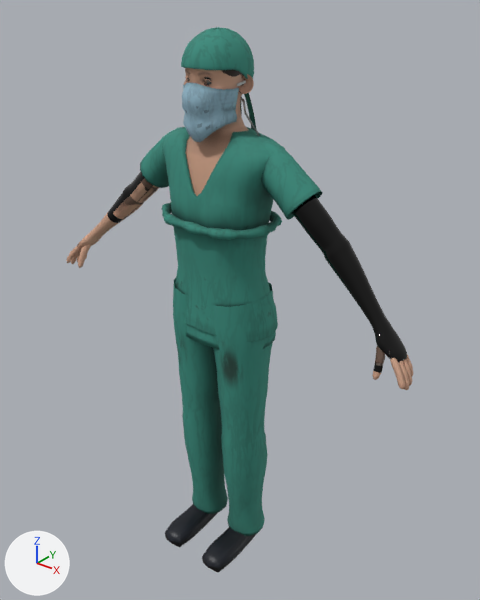
What one commit did to the Blender file art/human/blender_src/surgeon_a.blend.
One viewpoint serves both versions: a 50 mm camera at (1.277, -1.498, 1.938) aimed at (0.04, 0.048, 0.979). Arrows for +X, +Y and +Z are at lower left; the lights stay in place. The older version comes first.

The older version as bpy lines, for what is in view:
```python
me_human = bpy.data.meshes.new('Human')
me_human.from_pydata(...)  # 8676 vertices, 8436 faces; spans x -0.7..0.7, y -0.21..0.15, z 0.0..1.81
# faces by material slot: [2396, 6040]
me_human.materials.append(mat_human_cloth)
me_human.materials.append(mat_human_skin)
me_human_cap = bpy.data.meshes.new('Human_Cap')
me_human_cap.from_pydata(...)  # 401 vertices, 396 faces; spans x -0.092..0.092, y -0.114..0.13, z 1.505..1.814
me_human_cap.materials.append(mat_human_cloth)
me_human_toplower = bpy.data.meshes.new('Human_TopLower')
me_human_toplower.from_pydata(...)  # 320 vertices, 280 faces; spans x -0.189..0.189, y -0.111..0.151, z 0.909..1.276
me_human_toplower.materials.append(mat_human_cloth)
ob_human = bpy.data.objects.new('Human', me_human)
ob_human.location = (0.0, 0.0, 0.0)
ob_human_cap = bpy.data.objects.new('Human_Cap', me_human_cap)
ob_human_cap.location = (0.0, 0.0, 0.0)
ob_human_toplower = bpy.data.objects.new('Human_TopLower', me_human_toplower)
ob_human_toplower.location = (0.0, 0.0, 0.0)
# also in view: 'Human_TopRolled' at (0.001, -0.001, 1.272); 'Human_Mask' at (0.0, -0.004, 1.574)
```
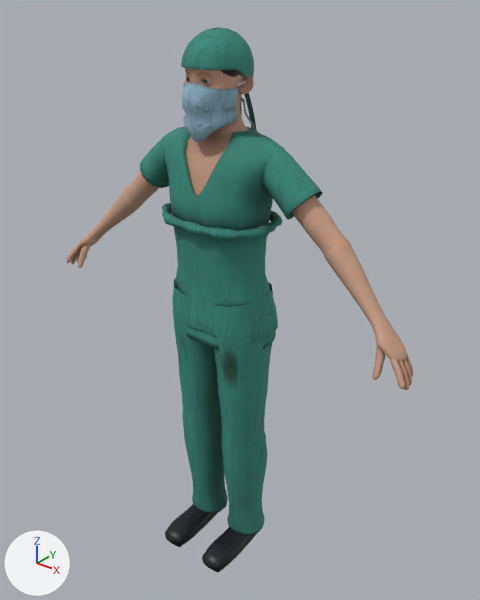
What differs and where, as boxes [x1, y1, x2, y2] in the pictures (480 x 600 px):
part 1 of me_human, surface changed
    both: [69, 75, 413, 387]

Diff of the bpy script that builds the scene:
```diff
--- a/art/human/blender_src/surgeon_a.blend.py
+++ b/art/human/blender_src/surgeon_a.blend.py
@@ me_human @@
 # used by ob_human; location = (0.0, 0.0, 0.0)
-me_human.from_pydata(...)  # 8676 vertices, 8436 faces; spans x -0.7..0.7, y -0.21..0.15, z 0.0..1.81
+me_human.from_pydata(...)  # 8715 vertices, 8476 faces; spans x -0.7..0.7, y -0.21..0.15, z 0.0..1.81
+# me_human part 1: 2885 kept faces spanning x -0.7..0.7, y -0.1..0.07, z 0.95..1.81 get new texture (UV) coordinates
+# edits to the shape of me_human do not show in these pictures
 me_human.materials.append(mat_human_cloth)
```
